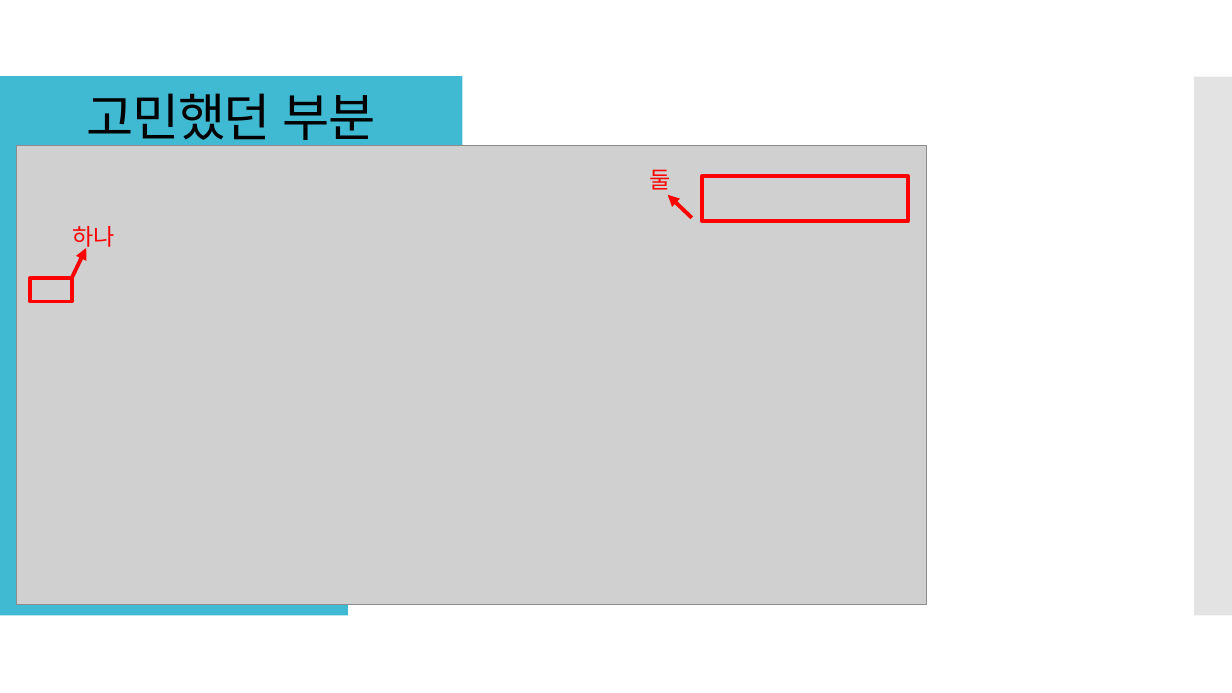
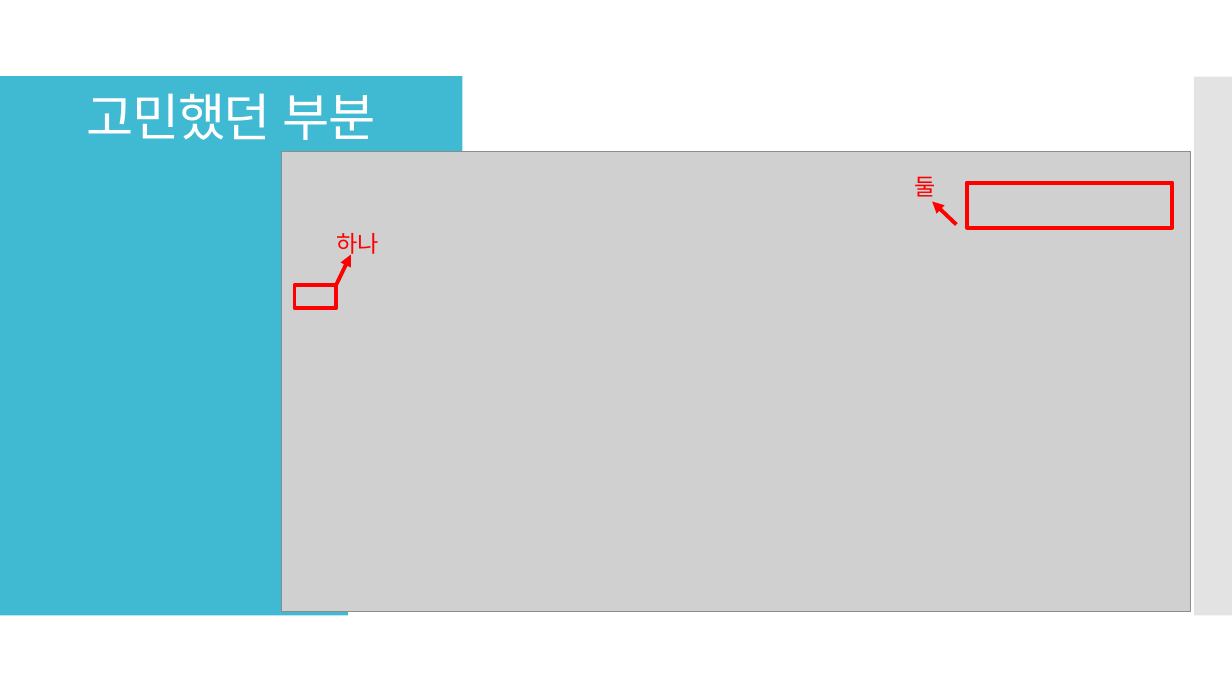
Before and after one commit to kdjdj77/Cinema, a slide deck: slide 19 of doc/final/final.pptx. Drawn at 1232x693 pixels with LibreOffice and Linux fonts; fonts in the diff are those of the drawing; grey boxes stand for pictures. Boxes give left, top, right and bottom in pixels: in the first picture for what was removed or moved away, otherwise in the second. Text is boxed around its words. In the diff, an @@ line names an element or a change of style, - is before the commit and + after.

Commit message:
fin

```diff
--- a/doc/final/final.pptx
+++ b/doc/final/final.pptx
@@ title "고민했던 부분" at (0, 76, 462, 152): text colour #000000 to #FFFFFF @@
@@ 2 texts, 2 rectangles, 2 arrows, 1 picture: place and size @@
-2 texts, 2 rectangles, 2 arrows, 1 picture at (17, 145, 926, 604)
+2 texts, 2 rectangles, 2 arrows, 1 picture at (282, 152, 1191, 611)
```
Also in this commit, not shown: 4 other slides changed.
